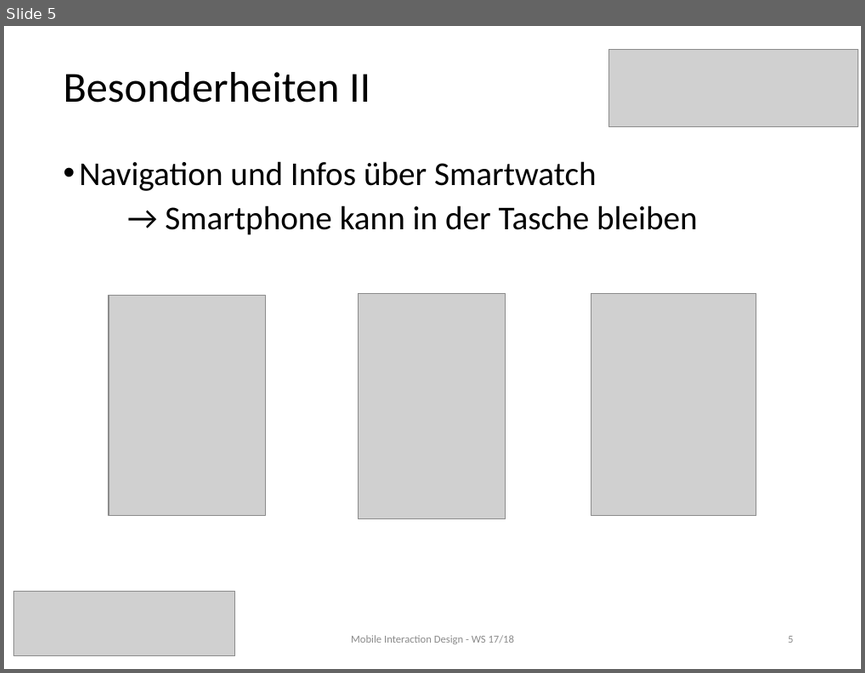
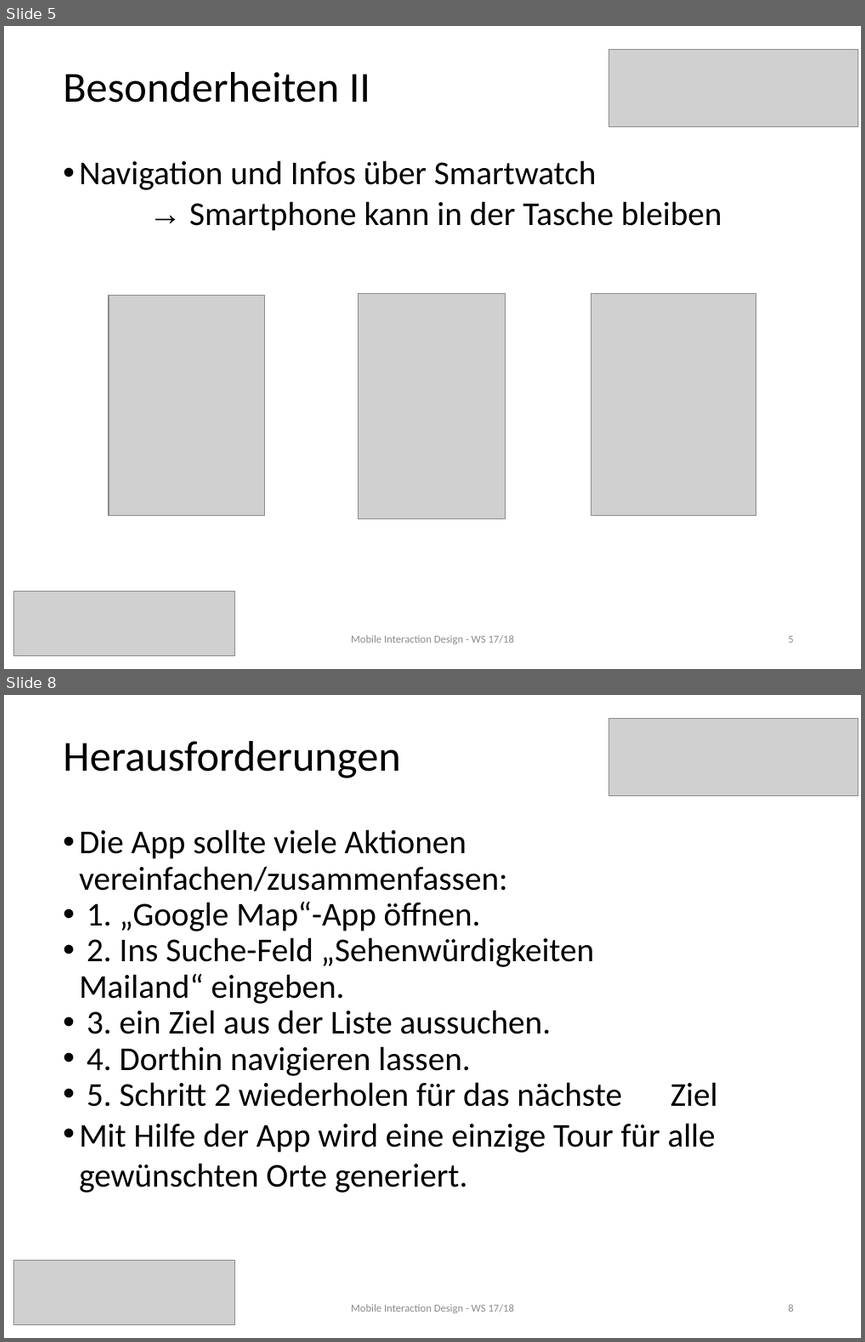
Before and after one commit to MIDw17group02/sightseeingApp, a slide deck: NiceTours Presentation.pptx. Shown one above the other, each under a label of ours: slide 5 before the commit, slides 5 and 8 after it; the slides between them are not shown. The pictures are 865x673 and 865x1342 pixels, drawn with LibreOffice and Linux fonts; fonts in the diff are those of the drawing; grey boxes stand for pictures. Boxes give left, top, right and bottom in pixels: in the first picture for what was removed or moved away, otherwise in the second. Text is boxed around its words. In the diff, an @@ line names an element or a change of style, - is before the commit and + after.

```diff
--- a/NiceTours Presentation.pptx
+++ b/NiceTours Presentation.pptx
@@ slide 8 added at <box>4,695,861,1338</box>, background #FFFFFF @@
@@ picture added at <box>609,718,857,796</box> @@
@@ text added at <box>63,741,400,778</box>, 36 pt, text #000000 @@
+Herausforderungen
@@ text added at <box>79,829,718,1192</box>, 28 pt, text #000000 @@
+• Die App sollte viele Aktionen vereinfachen/zusammenfassen:
+• 1. „Google Map“-App öffnen.
+• 2. Ins Suche-Feld „Sehenwürdigkeiten Mailand“ eingeben.
+• 3. ein Ziel aus der Liste aussuchen.
+• 4. Dorthin navigieren lassen.
+• 5. Schritt 2 wiederholen für das nächste Ziel
+• Mit Hilfe der App wird eine einzige Tour für alle gewünschten Orte generiert.
@@ picture added at <box>14,1259,235,1325</box> @@
@@ text added at <box>351,1304,514,1313</box>, 9 pt, text #8B8B8B @@
+Mobile Interaction Design - WS 17/18
@@ page number added at <box>788,1304,793,1311</box>, 9 pt, text #8B8B8B @@
+8
@@ slide 5 changed as well @@
@@ text "Navigation und Infos über Smartwatch" at <box>79,160,722,231</box>: font Calibri to Arial in "→"; less space between paragraphs; line spacing 0.9 to 1 @@
@@ text "Mobile Interaction Design - WS ..." at <box>351,635,514,644</box>: text colour #8C8C8C to #8B8B8B @@
```
Also in this commit, not shown: 7 other slides changed, 2 other slides added.
